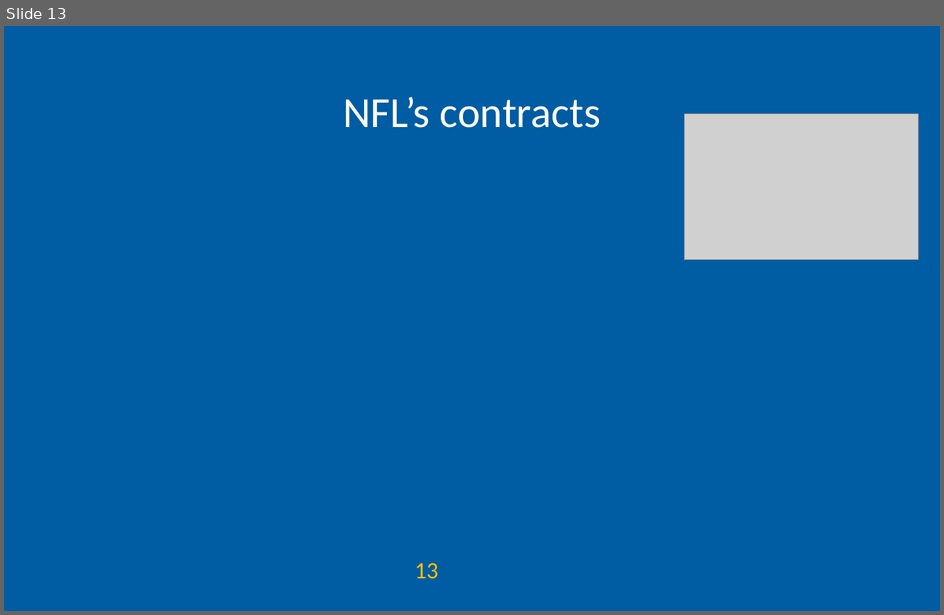
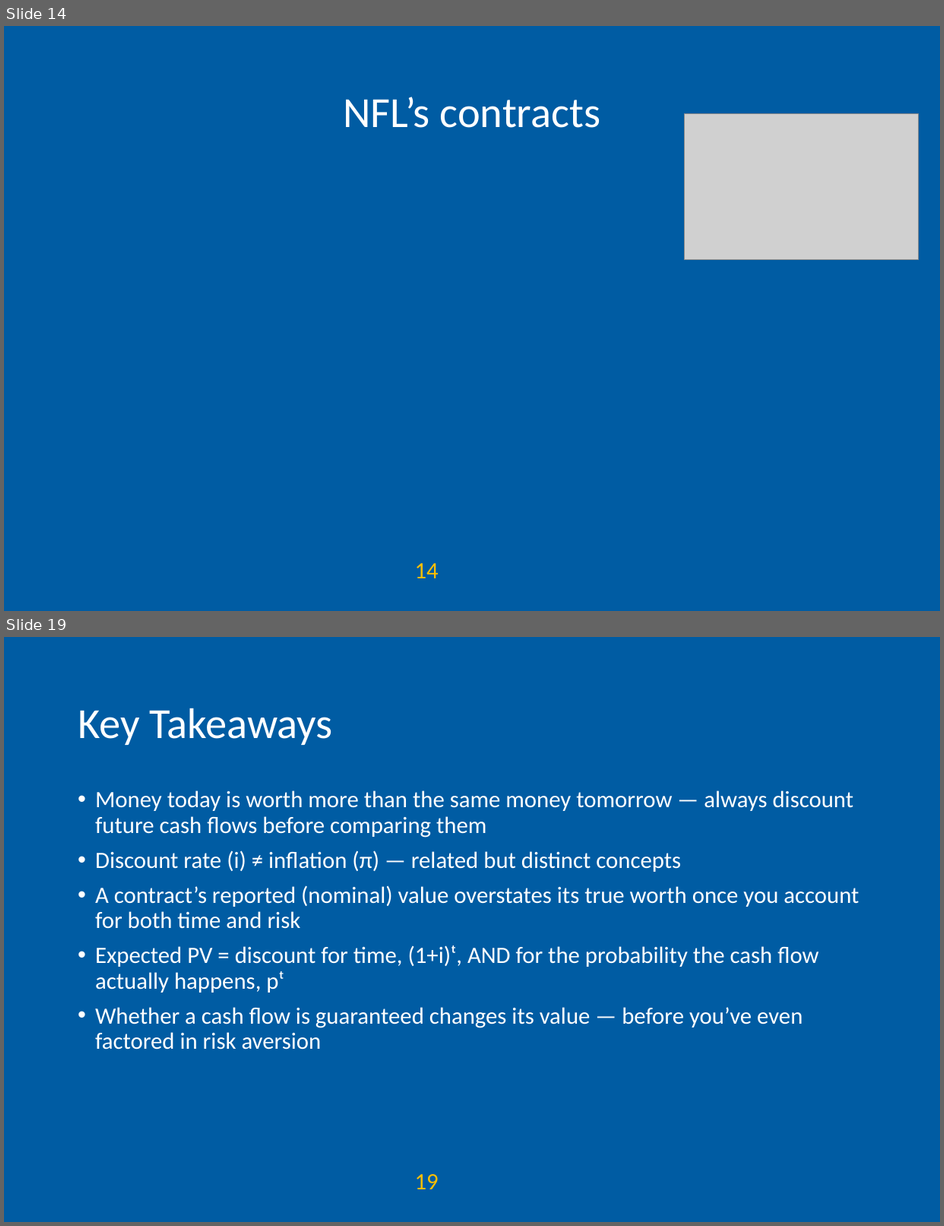
Before and after one commit to AEGDDI/idr305, a slide deck: lectures/L9.pptx. Shown one above the other, each under a label of ours: slide 13 before the commit, slides 14 and 19 after it; the slides between them are not shown. The pictures are 944x615 and 944x1226 pixels, drawn with LibreOffice and Linux fonts; fonts in the diff are those of the drawing; grey boxes stand for pictures; background and template pictures are left out. Boxes give left, top, right and bottom in pixels: in the first picture for what was removed or moved away, otherwise in the second. Text is boxed around its words. In the diff, an @@ line names an element or a change of style, - is before the commit and + after.

```diff
--- a/lectures/L9.pptx
+++ b/lectures/L9.pptx
@@ slide 19 added at (4, 637, 940, 1222), background #FFFFFF; not listed: 2 template elements that a slide beside it also shows @@
@@ title added at (78, 708, 333, 745), 33 pt, text #FFFFFF @@
+Key Takeaways
@@ text added at (95, 791, 859, 1050), 18 pt, text #FFFFFF @@
+• Money today is worth more than the same money tomorrow — always discount future cash flows before comparing them
+• Discount rate (i) ≠ inflation (π) — related but distinct concepts
+• A contract’s reported (nominal) value overstates its true worth once you account for both time and risk
+• Expected PV = discount for time, (1+i)ᵗ, AND for the probability the cash flow actually happens, pᵗ
+• Whether a cash flow is guaranteed changes its value — before you’ve even factored in risk aversion
@@ what was slide 13 is now slide 14 @@
@@ page number at (415, 563, 439, 579): text changed @@
-13
+14
```
Also in this commit, not shown: 3 slides changed, 5 other slides added, 2 slides removed, 2 other files.
